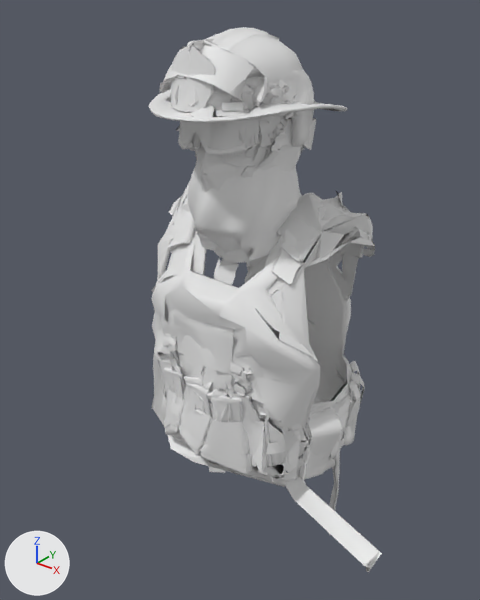
Before and after pictures for a commit that changed the glTF model public/models/gear/fit_doctor_m.glb.
Camera for both pictures: a 50 mm lens placed at (0.737, -0.946, 1.013), pointed at (0.008, -0.034, 0.447). Lighting does not change. The marker at lower left points along +X, +Y and +Z. The older version comes first. Vertices at exactly the same position are counted once.

The first picture shows 'bag_medic', 'balaclava', 'goggles_tactical', 'goggles_tactical_lens', 'helmet_construction', 'helmet_firefighter', 'helmet_military', 'helmet_swat', 'mask_half', 'shemagh', 'vest_military', 'vest_swat' and 4 more.
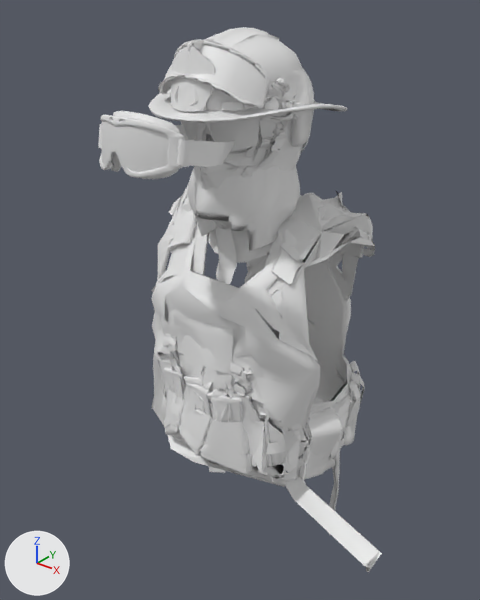
What differs and where, as boxes [x1, y1, x2, y2] in the pictures (480 x 600 px; the box of a moved part takes in the faces that stretch with it):
'shemagh', reshaped: before [188, 159, 302, 285]; after [187, 151, 301, 284]
'helmet_swat', reshaped: before [160, 40, 314, 177]; after [158, 39, 314, 183]
'goggles_tactical_lens', reshaped: before [180, 120, 247, 150]; after [101, 121, 214, 172]
'goggles_tactical', reshaped: before [176, 118, 316, 157]; after [98, 111, 235, 179]
part 1 of me_helmet_swat, built on: before [160, 47, 291, 148]; after [158, 39, 312, 150]
part 3 of me_goggles_tactical_lens, moved or reshaped (mostly hidden): before [192, 133, 201, 148]; after [112, 152, 120, 169]
part 4 of me_goggles_tactical_lens, moved or reshaped: before [186, 128, 208, 149]; after [105, 147, 129, 171]
part 5 of me_goggles_tactical_lens, added: after [101, 121, 168, 172]
part 6 of me_goggles_tactical_lens, deleted: before [180, 120, 247, 150]
part 7 of me_shemagh, added: after [215, 226, 237, 284]
part 8 of me_shemagh, moved or reshaped: before [188, 159, 302, 285]; after [187, 151, 301, 250]
'glasses_ballistic_lens', unchanged, uncovered by the edit: before [219, 120, 260, 147]; after [181, 119, 260, 150]

The change, as a diff of the scene's bpy script:
```diff
--- a/public/models/gear/fit_doctor_m.glb.py
+++ b/public/models/gear/fit_doctor_m.glb.py
@@ me_helmet_swat @@
 # used by ob_helmet_swat; location = (0.0, 0.0, 0.0)
-me_helmet_swat.from_pydata(...)  # 1282 vertices, 2146 faces; spans x -0.123..0.123, y -0.159..0.123, z 0.652..0.926
+me_helmet_swat.from_pydata(...)  # 2639 vertices, 4811 faces; spans x -0.123..0.123, y -0.163..0.123, z 0.652..0.926
+# me_helmet_swat part 1: 19 vertices moved from x -0.118..0.11, y -0.138..0.084, z 0.726..0.869 to x -0.118..0.115, y -0.143..0.084, z 0.726..0.879; 210 vertices removed from x -0.114..0.113, y -0.159..-0.05, z 0.758..0.903; 1534 vertices added at x -0.123..0.123, y -0.163..0.121, z 0.715..0.926
+# other edits to the shape of me_helmet_swat do not show in these pictures
@@ me_goggles_tactical @@
 # used by ob_goggles_tactical; location = (0.0, 0.0, 0.0)
-me_goggles_tactical.from_pydata(...)  # 689 vertices, 1102 faces; spans x -0.104..0.094, y -0.142..0.121, z 0.726..0.837
+me_goggles_tactical.from_pydata(...)  # 649 vertices, 1029 faces; spans x -0.095..0.095, y -0.316..-0.089, z 0.741..0.838
+# me_goggles_tactical part 2: 504 vertices removed from x -0.104..0.094, y -0.142..0.117, z 0.733..0.837; 649 vertices added at x -0.095..0.095, y -0.316..-0.089, z 0.741..0.838
+# other edits to the shape of me_goggles_tactical do not show in these pictures
@@ me_goggles_tactical_lens @@
 # used by ob_goggles_tactical_lens; location = (0.0, 0.0, 0.0)
-me_goggles_tactical_lens.from_pydata(...)  # 155 vertices, 219 faces; spans x -0.072..0.073, y -0.142..0.116, z 0.732..0.83
+me_goggles_tactical_lens.from_pydata(...)  # 238 vertices, 294 faces; spans x -0.072..0.081, y -0.316..-0.089, z 0.748..0.83
+# me_goggles_tactical_lens part 3: the loose piece of 50 vertices spanning x -0.021..0.023, y -0.134..-0.11, z 0.756..0.795 is moved by (0.0, -0.174, 0.001)
+# me_goggles_tactical_lens part 4: the loose piece of 51 vertices spanning x -0.026..0.028, y -0.142..-0.136, z 0.759..0.793 is moved by (0.0, -0.174, 0.001)
+# me_goggles_tactical_lens part 5: a new loose piece of 30 vertices spanning x -0.072..0.081, y -0.314..-0.263, z 0.758..0.83
+# me_goggles_tactical_lens part 6: 30 vertices removed from x -0.072..0.073, y -0.14..-0.076, z 0.757..0.83
+# other edits to the shape of me_goggles_tactical_lens do not show in these pictures
@@ me_shemagh @@
 # used by ob_shemagh; location = (0.0, 0.0, 0.0)
-me_shemagh.from_pydata(...)  # 475 vertices, 848 faces; spans x -0.102..0.102, y -0.119..0.135, z 0.458..0.732
+me_shemagh.from_pydata(...)  # 471 vertices, 840 faces; spans x -0.102..0.102, y -0.119..0.122, z 0.483..0.732
+# me_shemagh part 7: a new loose piece of 35 vertices spanning x -0.023..0.024, y -0.082..-0.061, z 0.483..0.609
+# me_shemagh part 8: 1 vertex moved within x -0.003, y 0.122, z 0.627; 420 vertices removed from x -0.102..0.102, y -0.119..0.135, z 0.458..0.711; 381 vertices added at x -0.102..0.102, y -0.119..0.122, z 0.563..0.714
```
